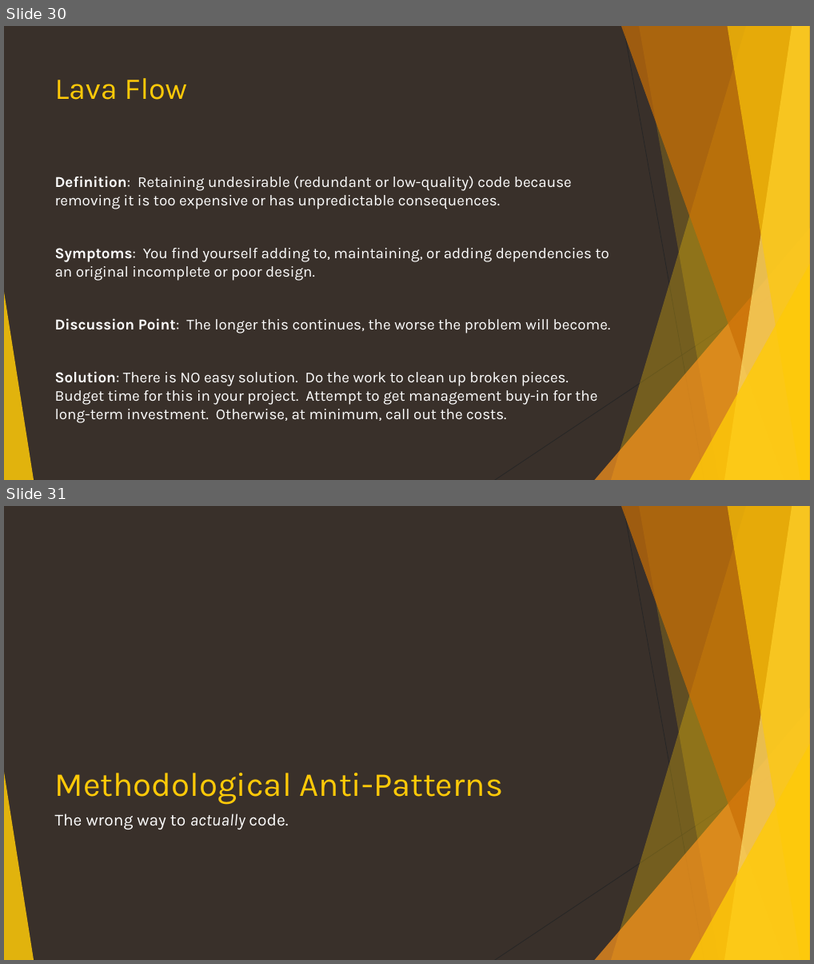
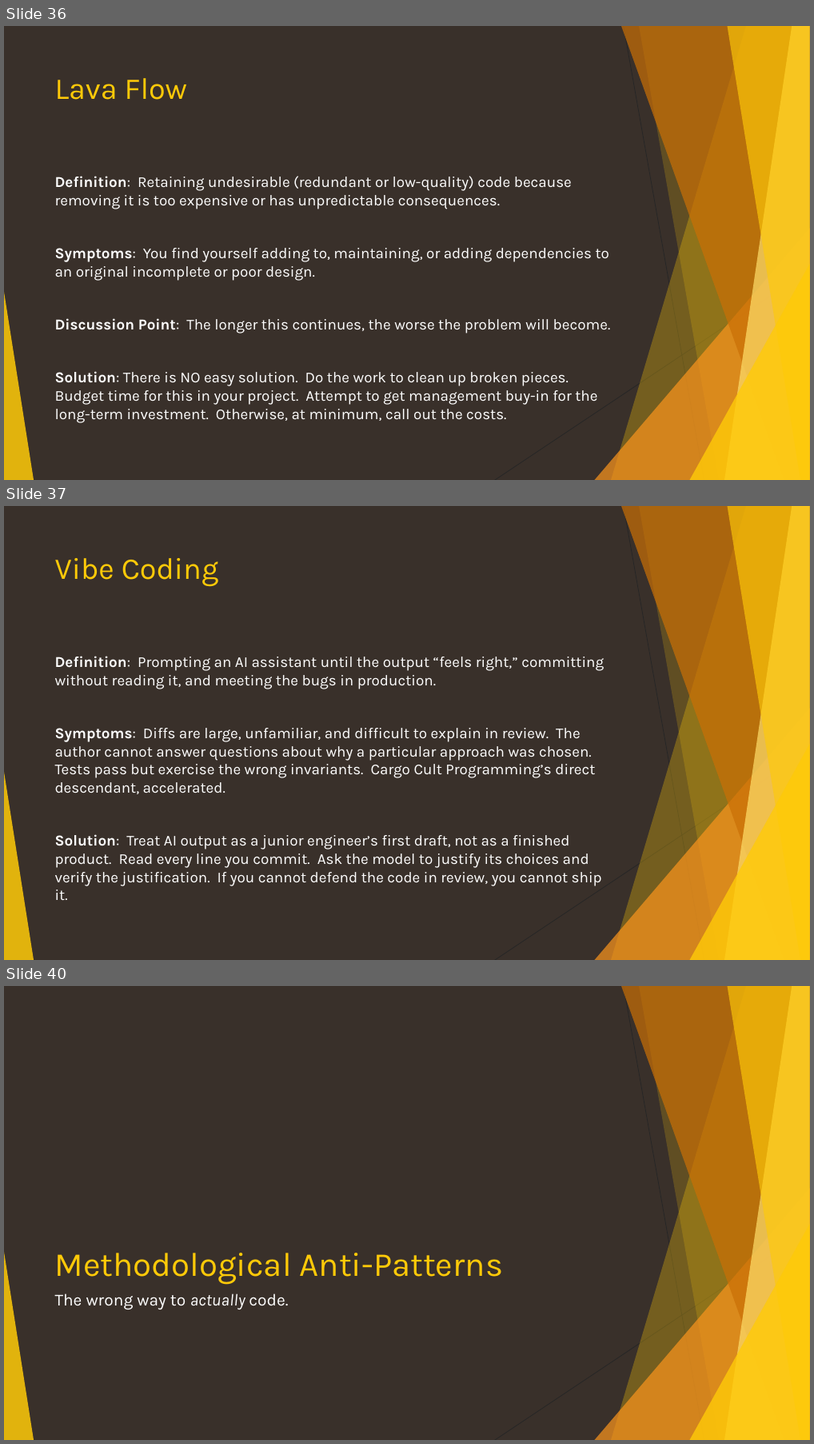
Before and after one commit to ericburcham/anti-patterns, a slide deck: anti-patterns.pptx. Shown one above the other, each under a label of ours: slides 30 and 31 before the commit, slides 36, 37 and 40 after it; the slides between them are not shown. The pictures are 814x964 and 814x1444 pixels, drawn with LibreOffice and Linux fonts; fonts in the diff are those of the drawing. Boxes give left, top, right and bottom in pixels: in the first picture for what was removed or moved away, otherwise in the second. Text is boxed around its words. In the diff, an @@ line names an element or a change of style, - is before the commit and + after.

```diff
--- a/anti-patterns.pptx
+++ b/anti-patterns.pptx
@@ slide 37 added at bbox=[4, 506, 810, 960], background #39302A; not listed: 10 template elements that a slide beside it also shows @@
@@ title added at bbox=[55, 558, 219, 587], 36 pt, text #FFCA08 @@
+Vibe Coding
@@ text added at bbox=[55, 656, 604, 900], 18 pt, text #FFFFFF @@
+Definition: Prompting an AI assistant until the output “feels right,” committing without reading it, and meeting the bugs in production.
+Symptoms: Diffs are large, unfamiliar, and difficult to explain in review. The author cannot answer questions about why a particular approach was chosen. Tests pass but exercise the wrong invariants. Cargo Cult Programming’s direct descendant, accelerated.
+Solution: Treat AI output as a junior engineer’s first draft, not as a finished product. Read every line you commit. Ask the model to justify its choices and verify the justification. If you cannot defend the code in review, you cannot ship it.
@@ what was slide 30 is now slide 36 @@
@@ what was slide 31 is now slide 40 @@
```
Also in this commit, not shown: 1 slide changed, 11 other slides added.
